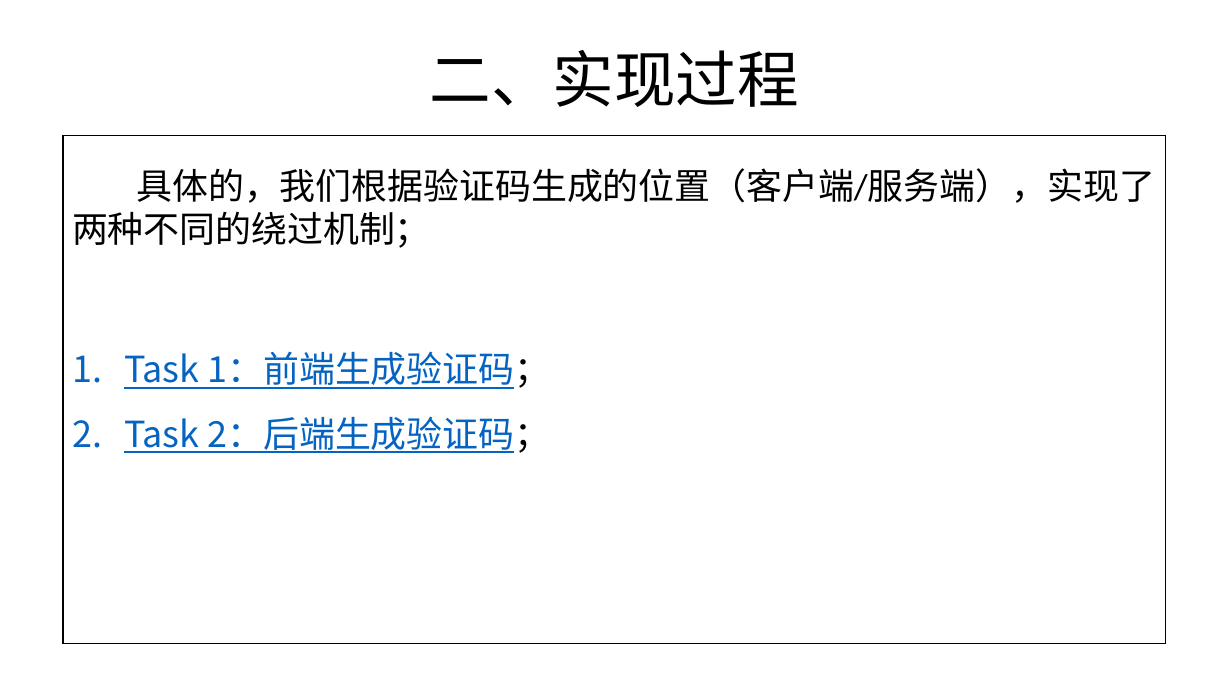
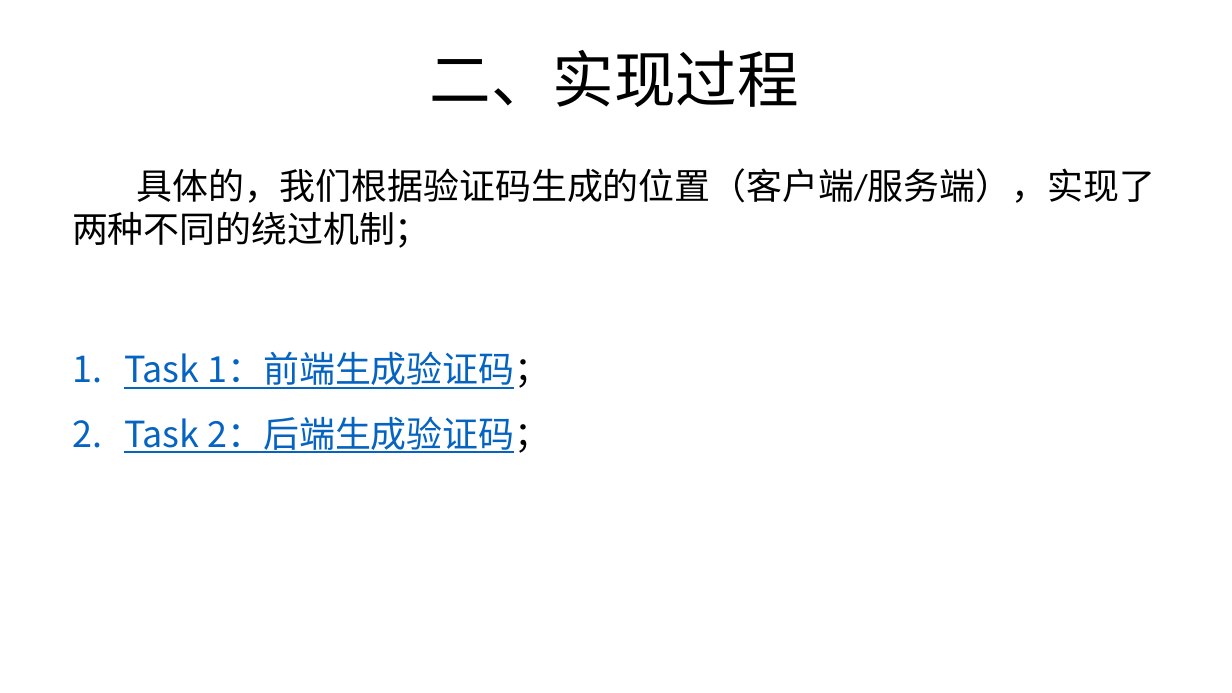
Before and after one commit to RiskySignal/Web-Security-Project, a slide deck: slide 4 of document/朕为你打下江山.pptx. Drawn at 1232x693 pixels with LibreOffice and Linux fonts; fonts in the diff are those of the drawing. Boxes give left, top, right and bottom in pixels: in the first picture for what was removed or moved away, otherwise in the second. Text is boxed around its words. In the diff, an @@ line names an element or a change of style, - is before the commit and + after.

```diff
--- a/document/朕为你打下江山.pptx
+++ b/document/朕为你打下江山.pptx
@@ text "Task 1：前端生成验证码；": place and size @@
-text "Task 1：前端生成验证码；" at (63, 136, 1165, 644)
+text "Task 1：前端生成验证码；" at (124, 351, 551, 453)
@@ text "Task 1：前端生成验证码；" at (124, 351, 551, 453): outline #000000 1 pt to none @@
```
Also in this commit, not shown: 2 other slides changed, 3 other files.
